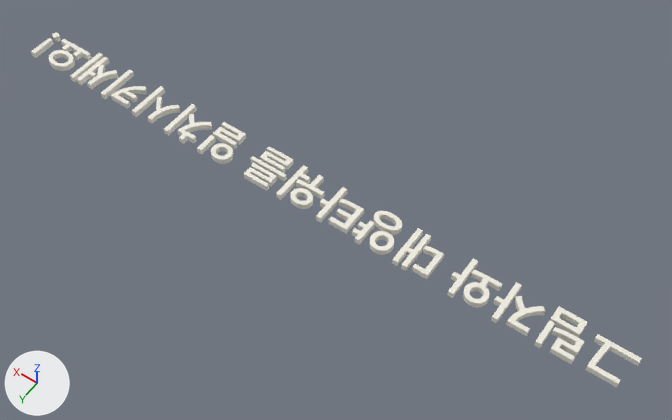
The FBX model AR Project/Assets/Test/YooJin/Asset/UI/shadowUI.fbx as it was, and as the next commit left it.
Rendered twice from a 50 mm lens placed at (-6.09, 8.05, 12.21), pointed at (-0.36, 0.03, -0.39). Every picture has the same lights, and +X, +Y and +Z are marked at lower left.

Script lines for the objects in view, before the commit:
```python
me_text = bpy.data.meshes.new('Text')
me_text.from_pydata(...)  # 7044 vertices, 10450 faces; spans x 0.03..12.22, y -0.12..0.65, z 0.0..0.11
me_text.materials.append(mat_material_001)  # white #f1eee2
ob_text = bpy.data.objects.new('Text', me_text)
ob_text.location = (-5.87, 0.0, 0.0)
```
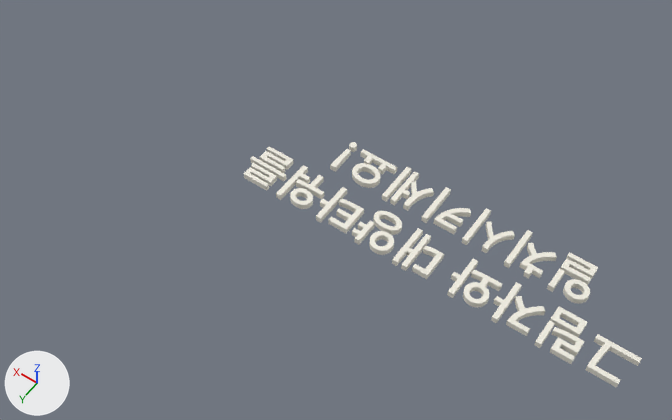
The newer file is also turned or shifted as a whole; pictures and numbers use the older file's frame.

What the commit changed:
me_text is used by ob_text; location (-5.87, 0.0, 0.0).
me_text had 7044 vertices, 10450 faces and spanned x 0.03..12.22, y -0.12..0.65, z 0.0..0.11.
me_text now has 7044 vertices, 10450 faces and spans x 0.03..7.13, y -1.11..0.65, z 0.0..0.12.
me_text part 1: the loose piece of 8 vertices spanning x 12.1..12.21, y 0.14..0.61, z 0.0..0.11 is moved by (-6.29, -1.0, 0.0).
me_text part 2: the loose piece of 24 vertices spanning x 11.25..11.96, y -0.01..0.2, z 0.0..0.11 is moved by (-6.29, -1.0, 0.0).
me_text part 3: the loose piece of 8 vertices spanning x 8.71..8.8, y -0.11..0.65, z 0.0..0.11 is moved by (-3.97, -1.0, 0.0).
me_text part 4: the loose piece of 264 vertices spanning x 10.45..10.96, y -0.1..0.64, z 0.0..0.11 is moved by (-6.29, -1.0, 0.0).
me_text part 5: the loose piece of 8 vertices spanning x 9.48..9.58, y -0.11..0.65, z 0.0..0.11 is moved by (-5.52, -1.0, 0.0).
me_text part 6: the loose piece of 398 vertices spanning x 9.72..10.15, y 0.05..0.59, z 0.0..0.11 is moved by (-6.29, -1.0, 0.0).
me_text part 7: the loose piece of 8 vertices spanning x 10.25..10.35, y -0.11..0.65, z 0.0..0.11 is moved by (-7.06, -1.0, 0.0).
me_text part 8: the loose piece of 318 vertices spanning x 8.92..9.43, y 0.05..0.6, z 0.0..0.11 is moved by (-6.29, -1.0, 0.0).
me_text part 9: the loose piece of 8 vertices spanning x 11.03..11.12, y -0.12..0.65, z 0.0..0.11 is moved by (-8.61, -1.0, 0.0).
me_text part 10: the loose piece of 402 vertices spanning x 8.17..8.68, y 0.03..0.64, z 0.0..0.11 is moved by (-6.29, -1.0, 0.0).
me_text part 11: the loose piece of 8 vertices spanning x 7.94..8.03, y 0.27..0.65, z 0.0..0.11 is moved by (-6.29, -1.0, 0.0).
me_text part 12: the loose piece of 24 vertices spanning x 7.55..8.05, y -0.11..0.22, z 0.0..0.11 is moved by (-6.29, -1.0, 0.0).
me_text part 13: a new loose piece of 672 vertices spanning x 5.06..5.57, y -0.78..-0.38, z 0.0..0.12, in mat_material_001 (white #f1eee2).
me_text part 14: a new loose piece of 576 vertices spanning x 1.14..1.54, y -0.72..-0.36, z 0.0..0.12, in mat_material_001 (white #f1eee2).
me_text part 15: a new loose piece of 192 vertices spanning x 5.8..5.94, y -1.05..-0.92, z 0.0..0.12, in mat_material_001 (white #f1eee2).
me_text part 16: the loose piece of 672 vertices spanning x 11.35..11.86, y 0.21..0.62, z 0.0..0.11 is deleted.
me_text part 17: the loose piece of 576 vertices spanning x 7.43..7.83, y 0.28..0.63, z 0.0..0.11 is deleted.
me_text part 18: the loose piece of 192 vertices spanning x 12.09..12.22, y -0.05..0.08, z 0.0..0.11 is deleted.

Pixel boxes (x1, y1, x2, y2) of what changed, in the pictures (672 x 420 px; the box of a moved part takes in the faces that stretch with it):
'Text', reshaped (35% narrower, 31% shorter)
    before: (31, 33, 642, 387)
    after: (244, 142, 642, 387)
part 1 of me_text, moved or reshaped
    before: (31, 38, 54, 58)
    after: (330, 149, 351, 172)
part 2 of me_text, moved or reshaped
    before: (61, 39, 92, 60)
    after: (360, 149, 397, 175)
part 3 of me_text, moved or reshaped
    before: (164, 104, 197, 136)
    after: (382, 167, 412, 202)
part 4 of me_text, moved or reshaped
    before: (77, 57, 118, 89)
    after: (390, 171, 434, 211)
part 5 of me_text, moved or reshaped
    before: (132, 86, 165, 117)
    after: (421, 187, 451, 223)
part 6 of me_text, moved or reshaped
    before: (111, 86, 147, 109)
    after: (433, 208, 471, 234)
part 7 of me_text, moved or reshaped
    before: (101, 69, 134, 99)
    after: (462, 208, 491, 245)
part 8 of me_text, moved or reshaped
    before: (147, 97, 180, 124)
    after: (481, 221, 515, 253)
part 9 of me_text, moved or reshaped
    before: (70, 53, 104, 82)
    after: (504, 230, 533, 268)
part 10 of me_text, moved or reshaped
    before: (177, 114, 212, 144)
    after: (519, 243, 557, 279)
part 11 of me_text, moved or reshaped
    before: (197, 135, 216, 154)
    after: (547, 269, 565, 292)
part 12 of me_text, moved or reshaped
    before: (213, 122, 246, 149)
    after: (560, 252, 598, 285)
part 13 of me_text, added
    after: (352, 163, 381, 188)
part 14 of me_text, added
    after: (563, 279, 590, 304)
part 15 of me_text, added
    after: (349, 142, 357, 152)
part 16 of me_text, deleted
    before: (48, 50, 75, 71)
part 17 of me_text, deleted
    before: (211, 143, 234, 164)
part 18 of me_text, deleted
    before: (52, 33, 61, 42)
